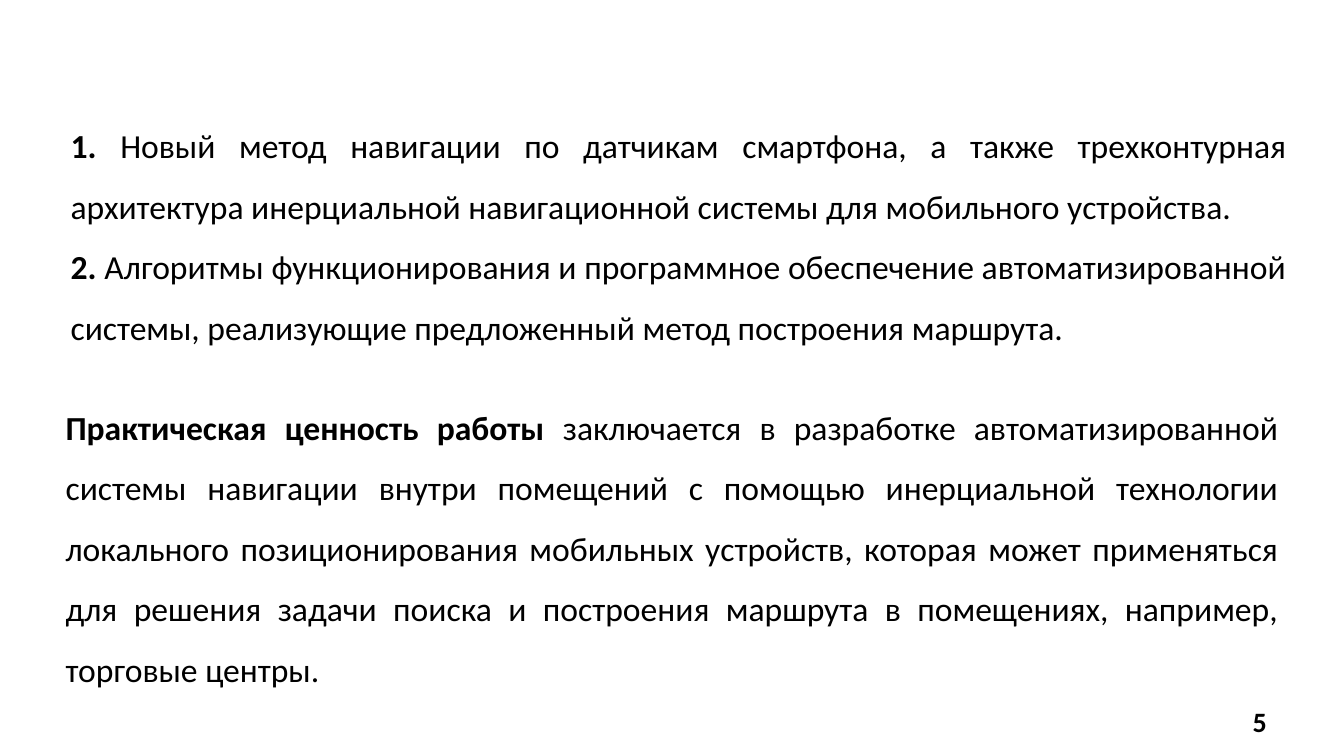
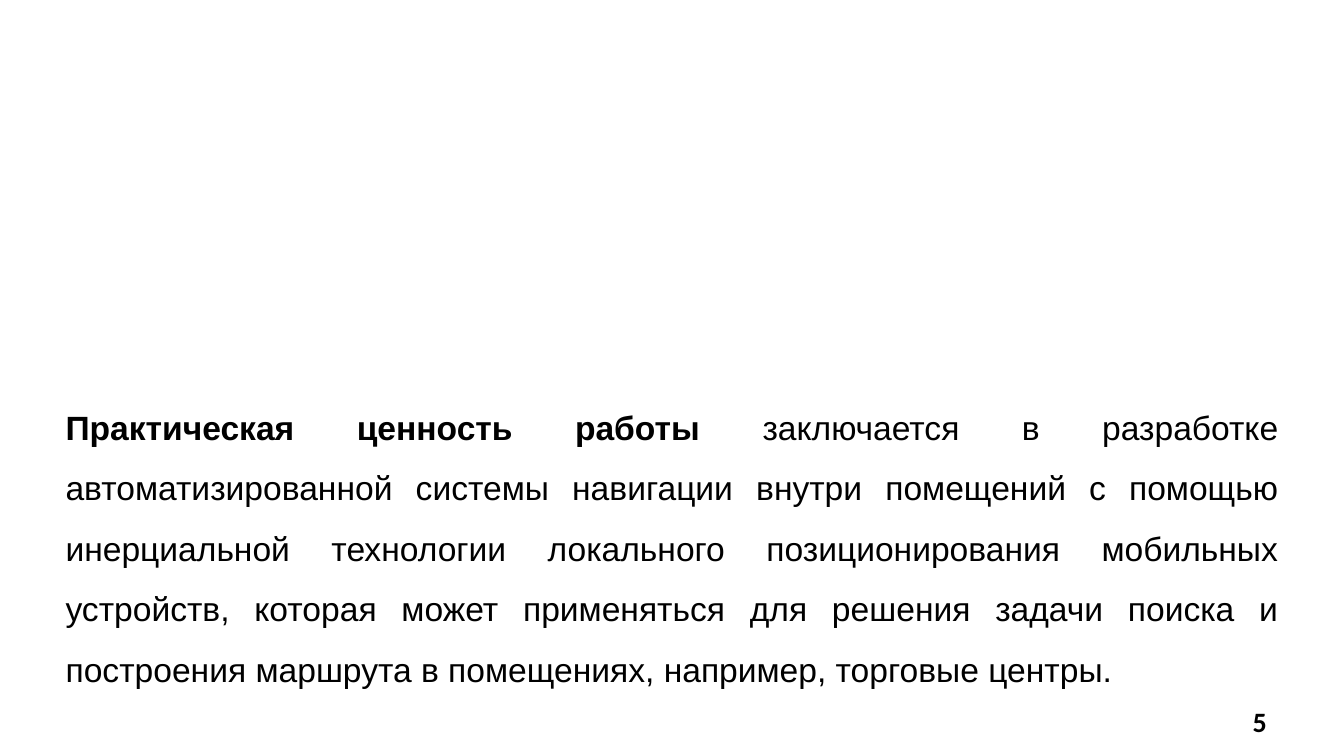
Before and after one commit to SonicRun/DiplomMaga, a slide deck: slide 5 of Mavlyutov_V_D_prezentatsia.pptx. Drawn at 1344x756 pixels with LibreOffice and Linux fonts; fonts in the diff are those of the drawing; background and template pictures are left out. Boxes give left, top, right and bottom in pixels: in the first picture for what was removed or moved away, otherwise in the second. Text is boxed around its words. In the diff, an @@ line names an element or a change of style, - is before the commit and + after.

```diff
--- a/Mavlyutov_V_D_prezentatsia.pptx
+++ b/Mavlyutov_V_D_prezentatsia.pptx
@@ text removed at bbox=[71, 135, 1286, 346] @@
-1. Новый метод навигации по датчикам смартфона, а также трехконтурная архитектура инерциальной навигационной системы для мобильного устройства.
-2. Алгоритмы функционирования и программное обеспечение автоматизированной системы, реализующие предложенный метод построения маршрута.
@@ text "Практическая ценность работы заключается в ..." at bbox=[66, 415, 1278, 689]: font Calibri to Arial @@
```
Also in this commit, not shown: 8 other slides changed, 2 slides added, 1 other file.
